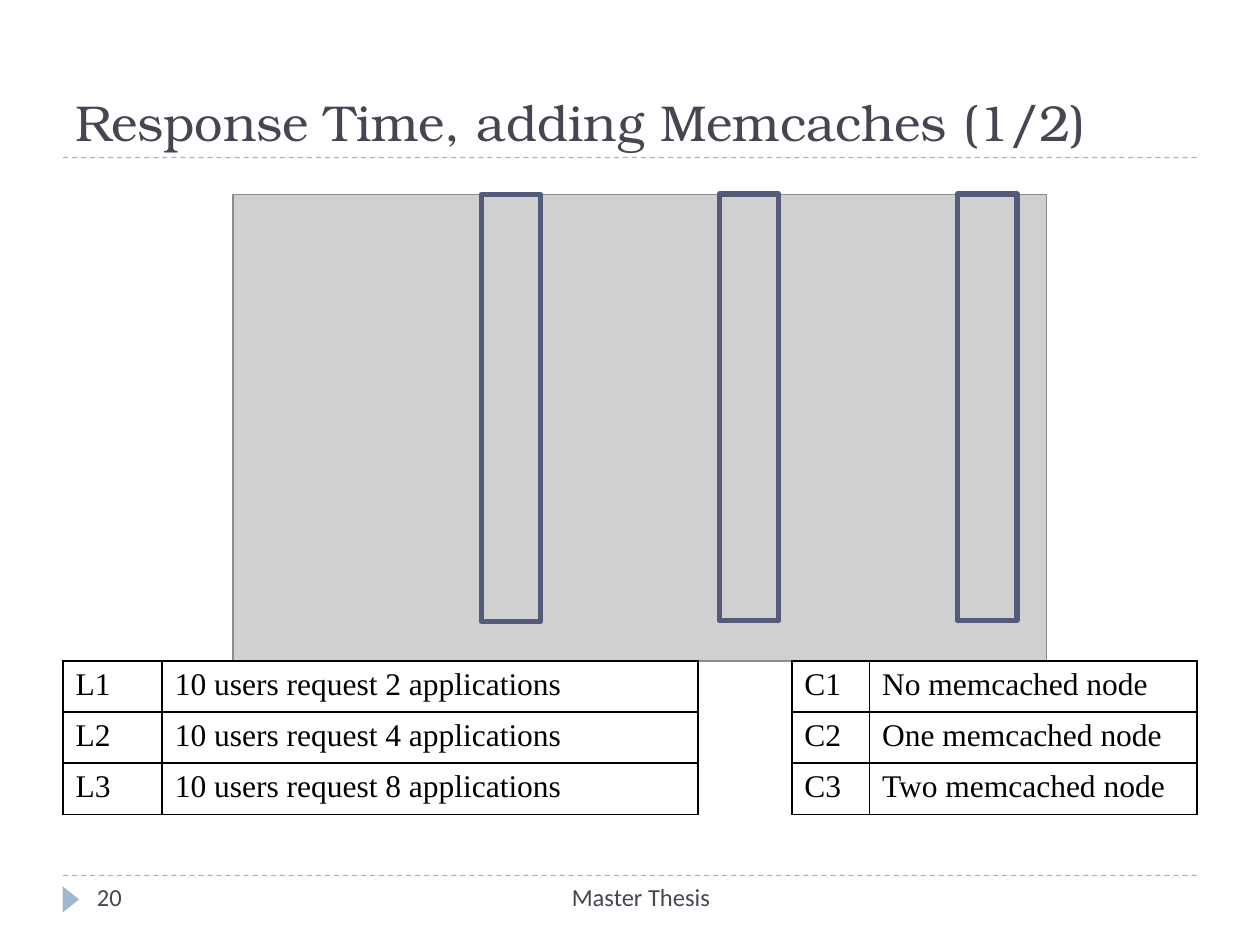
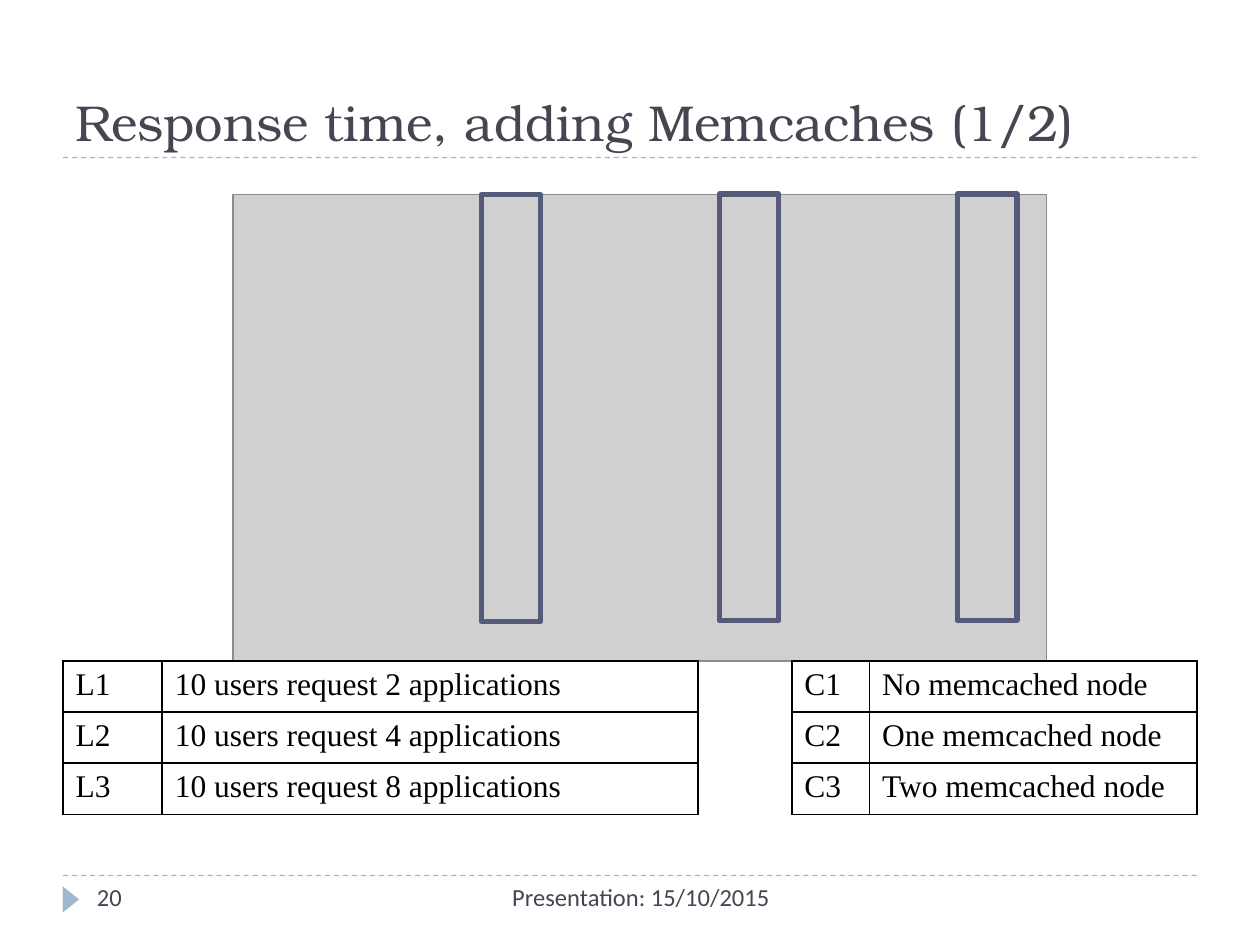
Before and after one commit to Christos-Papoulas/master_thesis, a slide deck: slide 20 of presentation/presentation.pptx. Drawn at 1260x945 pixels with LibreOffice and Linux fonts; fonts in the diff are those of the drawing; grey boxes stand for pictures. Boxes give left, top, right and bottom in pixels: in the first picture for what was removed or moved away, otherwise in the second. Text is boxed around its words. In the diff, an @@ line names an element or a change of style, - is before the commit and + after.

```diff
--- a/presentation/presentation.pptx
+++ b/presentation/presentation.pptx
@@ title at bbox=[75, 105, 1074, 152]: text changed @@
-Response Time, adding Memcaches (1/2)
+Response time, adding Memcaches (1/2)
@@ text at bbox=[512, 889, 769, 907]: text changed @@
-Master Thesis
+Presentation: 15/10/2015
```
Also in this commit, not shown: 25 other slides changed, 1 other file.
